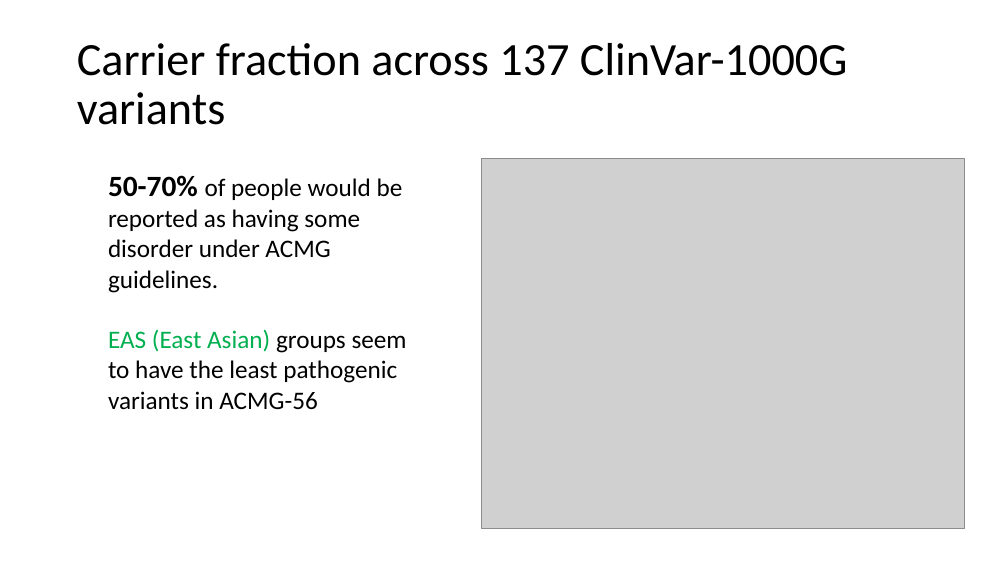
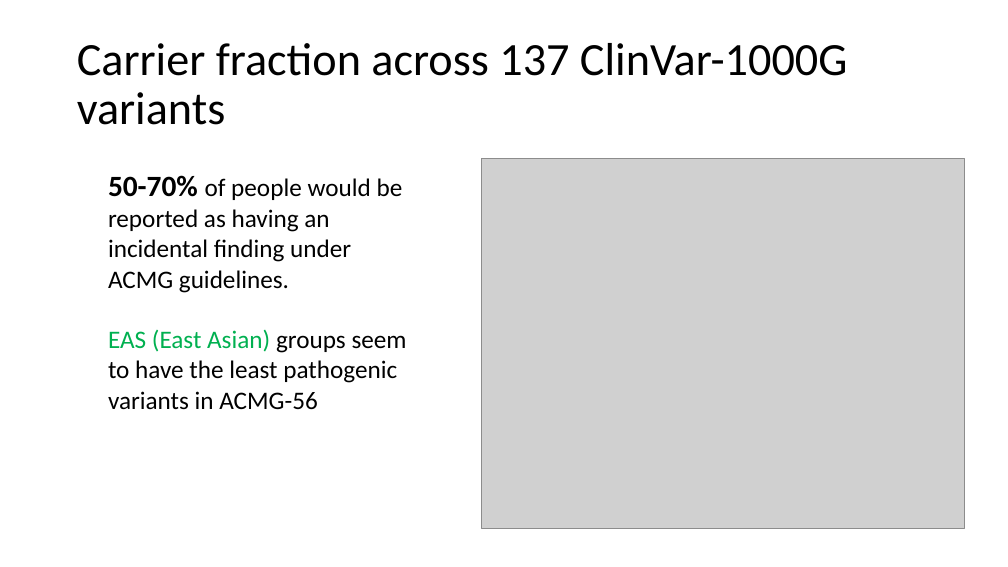
Before and after one commit to dfan/HST-2016, a slide deck: slide 14 of week_6/For_Zak.pptx (slide 20 before the commit). Drawn at 1008x567 pixels with LibreOffice and Linux fonts; fonts in the diff are those of the drawing; grey boxes stand for pictures. Boxes give left, top, right and bottom in pixels: in the first picture for what was removed or moved away, otherwise in the second. Text is boxed around its words. In the diff, an @@ line names an element or a change of style, - is before the commit and + after.

```diff
--- a/week_6/For_Zak.pptx
+++ b/week_6/For_Zak.pptx
@@ text at (108, 175, 403, 293): text changed @@
-50-70% of people would be reported as having some disorder under ACMG guidelines.
+50-70% of people would be reported as having an incidental finding under ACMG guidelines.
```
Also in this commit, not shown: 8 other slides changed, 4 slides added, 9 slides removed, 23 other files.
